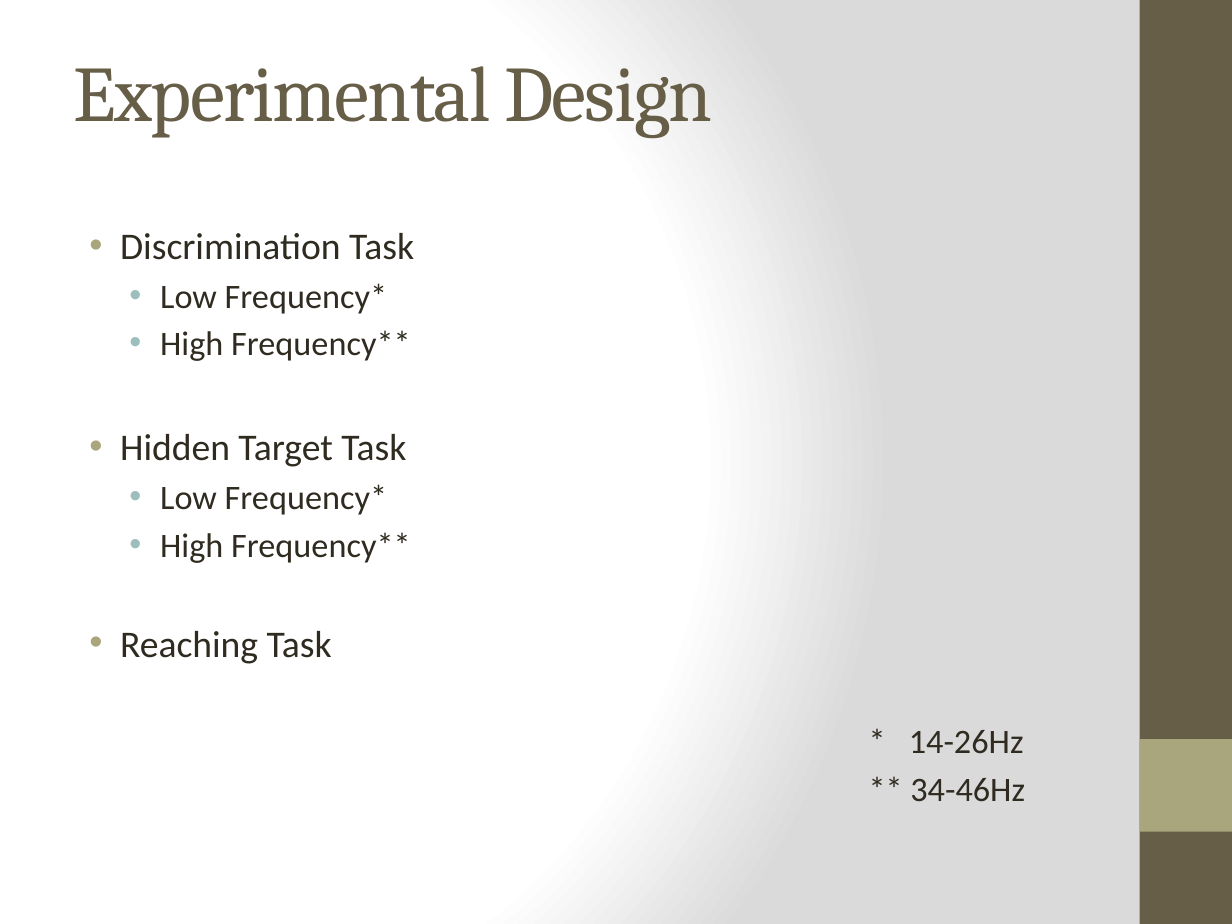
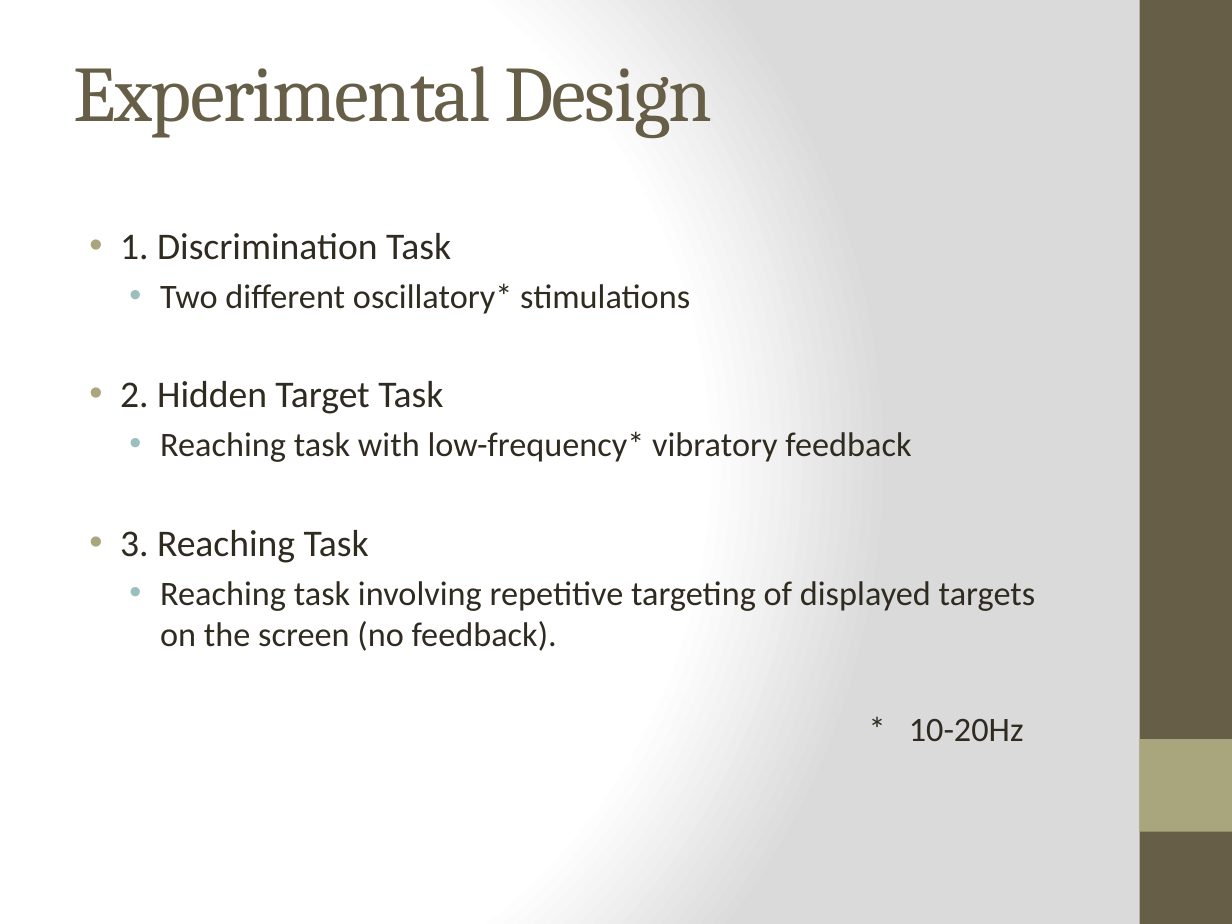
Before and after one commit to psb629/labs, a slide deck: slide 7 of TM/Lab meeting with UNIST.pptx. Drawn at 1232x924 pixels with LibreOffice and Linux fonts; fonts in the diff are those of the drawing. Boxes give left, top, right and bottom in pixels: in the first picture for what was removed or moved away, otherwise in the second. Text is boxed around its words. In the diff, an @@ line names an element or a change of style, - is before the commit and + after.

```diff
--- a/TM/Lab meeting with UNIST.pptx
+++ b/TM/Lab meeting with UNIST.pptx
@@ text at bbox=[120, 233, 1036, 741]: text changed @@
-• Discrimination Task
-  • Low Frequency*
-  • High Frequency**
-• Hidden Target Task
-  • Low Frequency*
-  • High Frequency**
-• Reaching Task
-  * 14-26Hz
-  ** 34-46Hz
+• 1. Discrimination Task
+  • Two different oscillatory* stimulations
+• 2. Hidden Target Task
+  • Reaching task with low-frequency* vibratory feedback
+• 3. Reaching Task
+  • Reaching task involving repetitive targeting of displayed targets on the screen (no feedback).
+  * 10-20Hz
```
Also in this commit, not shown: 2 other slides changed, 2 slides added, 1 slide removed.
